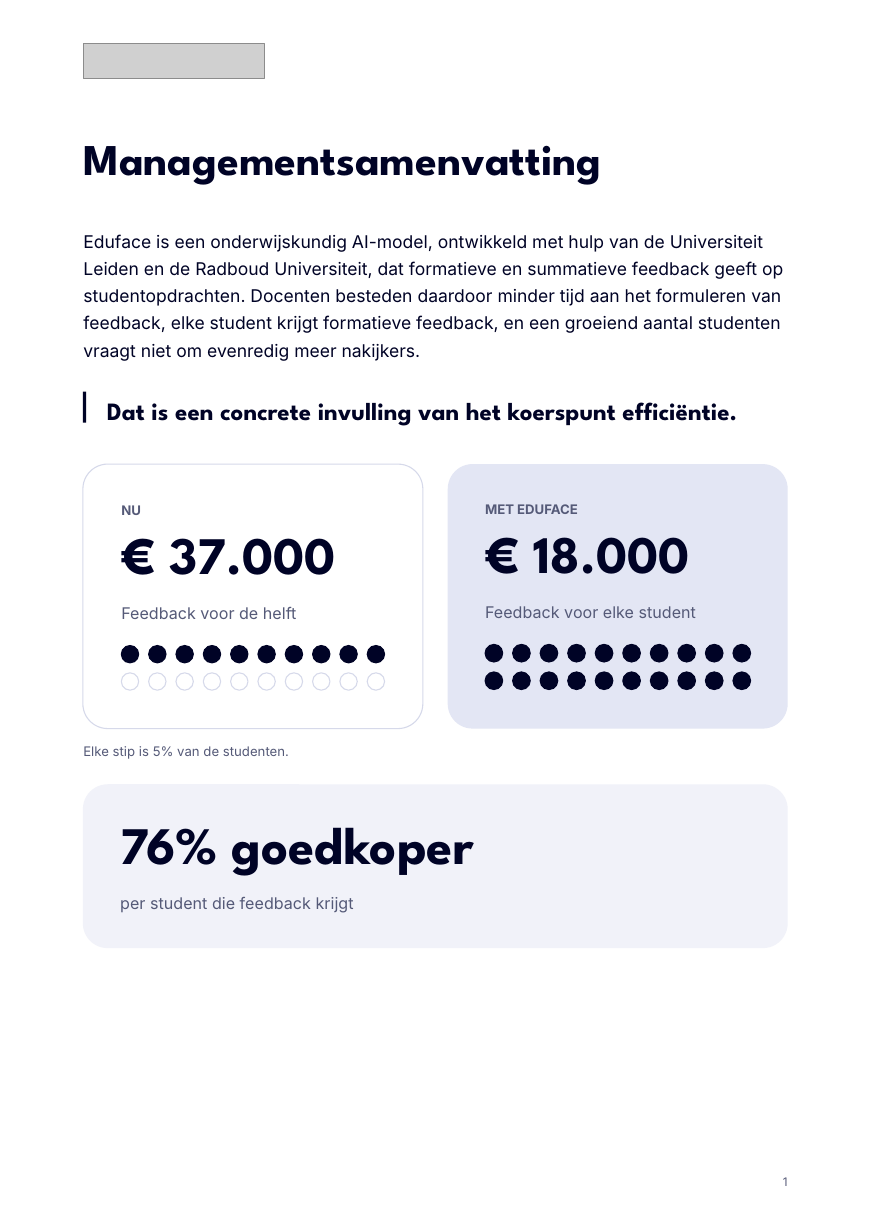
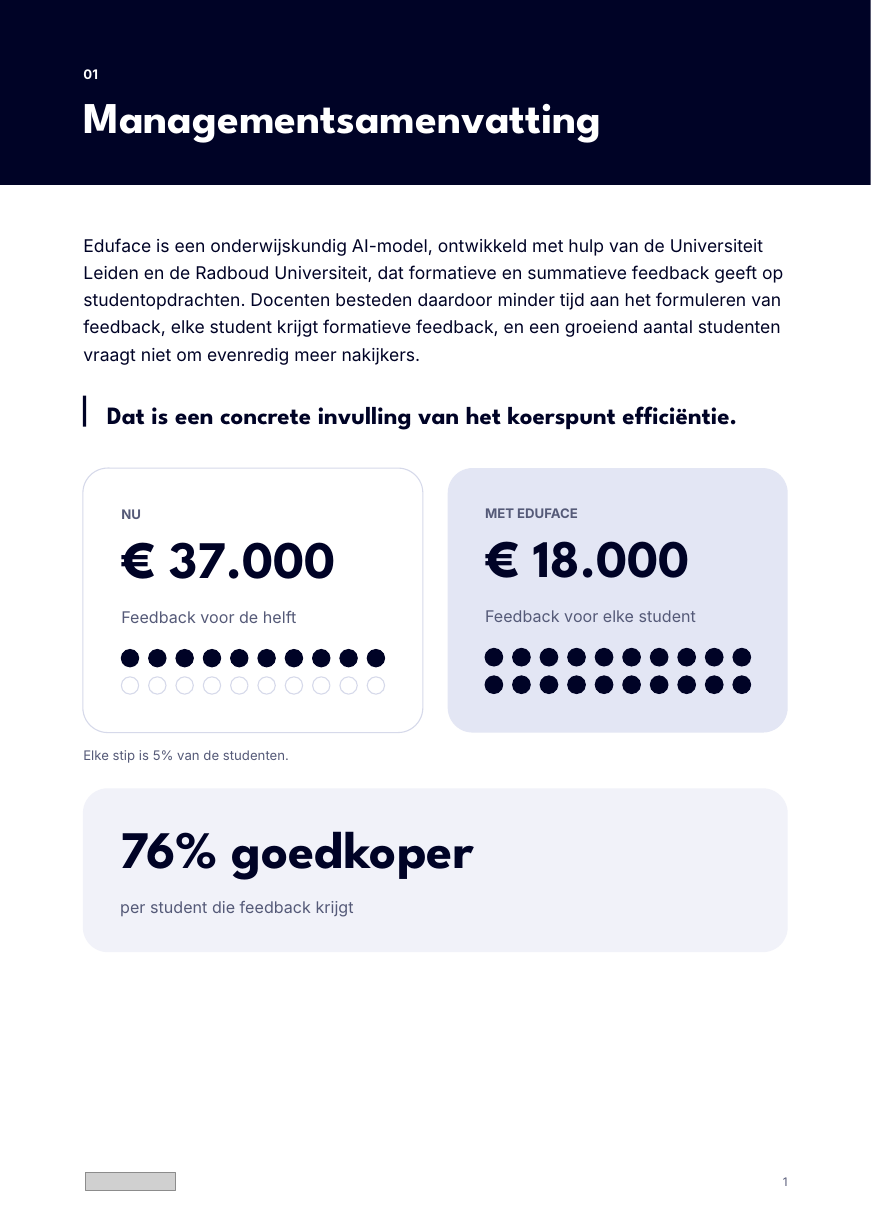
Before and after one commit to Dante-Eduface/Claude, a slide deck: slide 1 of Design/Concepts/document/eduface-document-bewerkbaar.pptx. Drawn at 871x1232 pixels with LibreOffice and Linux fonts; fonts in the diff are those of the drawing; grey boxes stand for pictures. Boxes give left, top, right and bottom in pixels: in the first picture for what was removed or moved away, otherwise in the second. Text is boxed around its words. In the diff, an @@ line names an element or a change of style, - is before the commit and + after.

```diff
--- a/Design/Concepts/document/eduface-document-bewerkbaar.pptx
+++ b/Design/Concepts/document/eduface-document-bewerkbaar.pptx
@@ rectangle added at [0,0,871,185], fill #000326 @@
@@ text added at [83,69,98,79], 9 pt, text #FFFFFF, bold @@
+01
@@ text "Managementsamenvatting": place and size @@
-text "Managementsamenvatting" at [83,145,601,185]
+text "Managementsamenvatting" at [83,103,601,143]
@@ text "Managementsamenvatting" at [83,103,601,143]: text colour #000326 to #FFFFFF @@
@@ 40 ellipses, 11 texts, 3 rounded rectangles, 1 rectangle: place and size @@
-40 ellipses, 11 texts, 3 rounded rectangles, 1 rectangle at [83,234,788,949]
+40 ellipses, 11 texts, 3 rounded rectangles, 1 rectangle at [83,238,788,953]
@@ picture: place and size @@
-picture at [83,44,264,79]
+picture at [85,1173,176,1191]
```
Also in this commit, not shown: 5 other slides changed, 21 other files.
